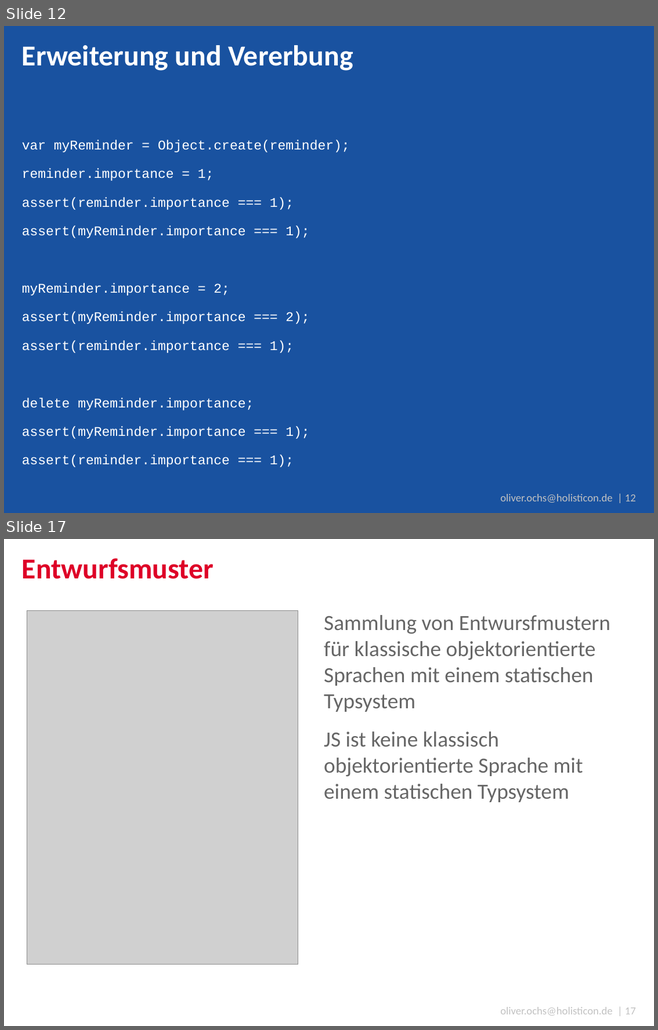
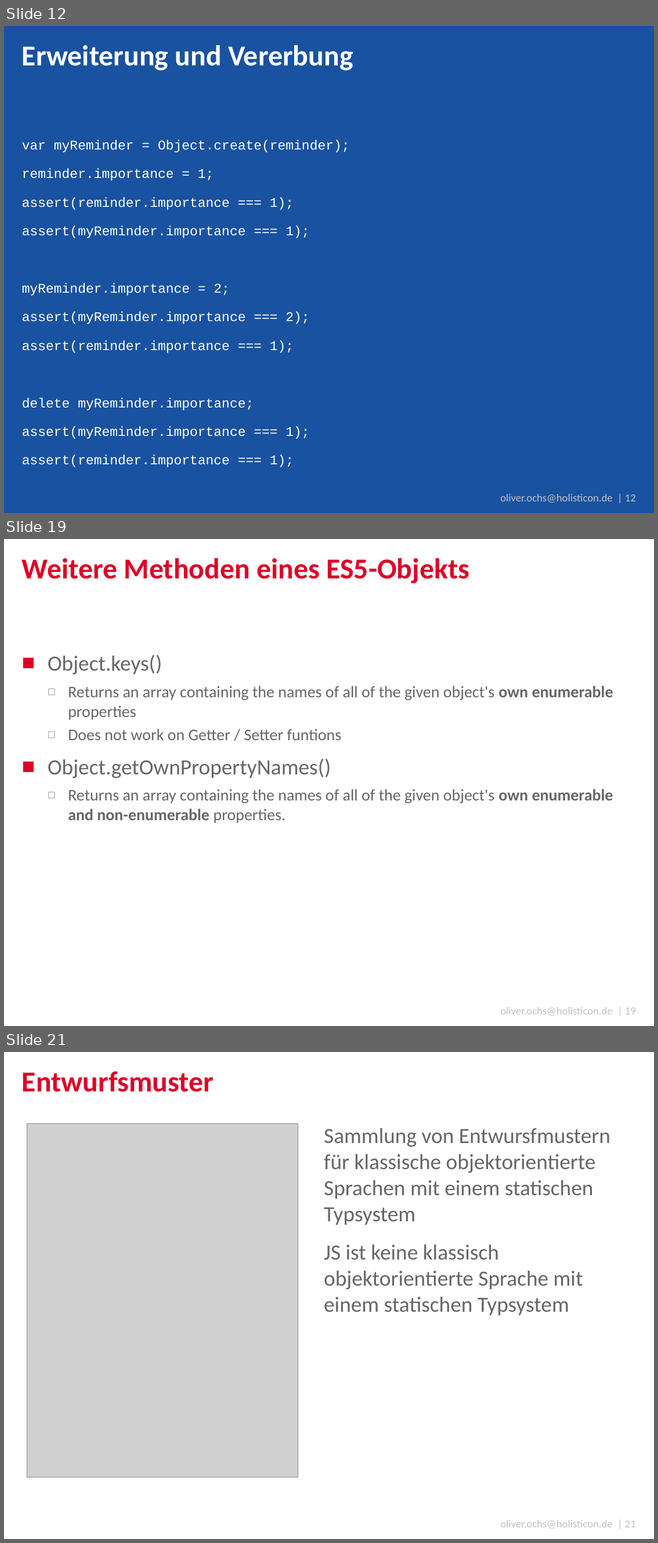
Before and after one commit to simonox/js-workshop, a slide deck: Tag 2.pptx. Shown one above the other, each under a label of ours: slides 12 and 17 before the commit, slides 12, 19 and 21 after it; the slides between them are not shown. The pictures are 658x1030 and 658x1543 pixels, drawn with LibreOffice and Linux fonts; fonts in the diff are those of the drawing; grey boxes stand for pictures; background and template pictures are left out. Boxes give left, top, right and bottom in pixels: in the first picture for what was removed or moved away, otherwise in the second. Text is boxed around its words. In the diff, an @@ line names an element or a change of style, - is before the commit and + after.

Commit message:
More Informations about ES5 objects

```diff
--- a/Tag 2.pptx
+++ b/Tag 2.pptx
@@ slide 19 added at [4,539,654,1026], background #FFFFFF; not listed: 1 template element that a slide beside it also shows @@
@@ title added at [22,558,470,584], 32 pt, text #DE0027, bold @@
+Weitere Methoden eines ES5-Objekts
@@ text added at [48,655,613,823], 18 pt, text #666666 @@
+■ Object.keys()
+  ◻ Returns an array containing the names of all of the given object's own enumerable properties
+  ◻ Does not work on Getter / Setter funtions
+■ Object.getOwnPropertyNames()
+  ◻ Returns an array containing the names of all of the given object's own enumerable and non-enumerable properties.
@@ what was slide 17 is now slide 21 @@
@@ text at [500,1520,636,1529]: text changed @@
-oliver.ochs@holisticon.de | 17
+oliver.ochs@holisticon.de | 21
```
Also in this commit, not shown: 3 slides changed, 3 other slides added, 2 other files.
